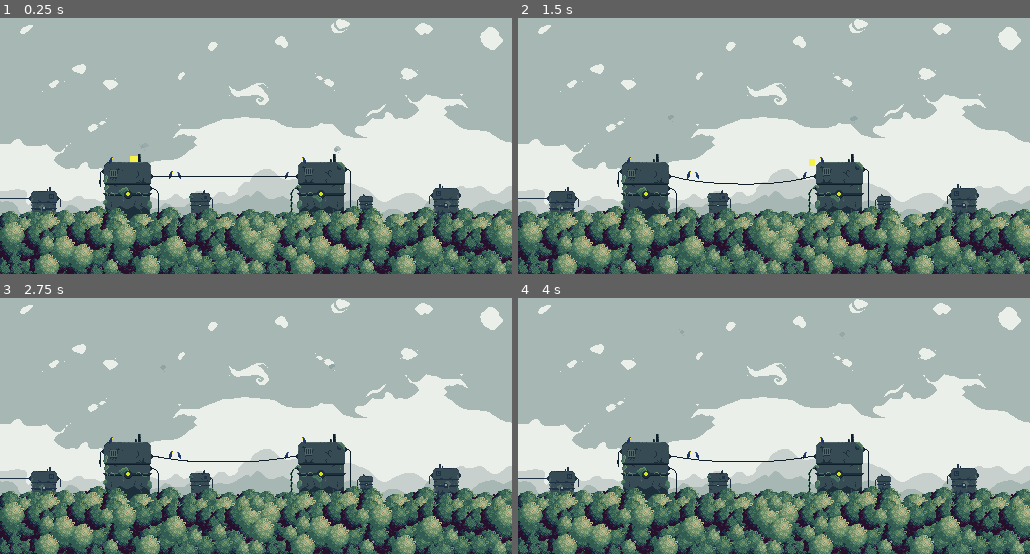
Above: before the commit, frames 1-4 (two rows, left to right).
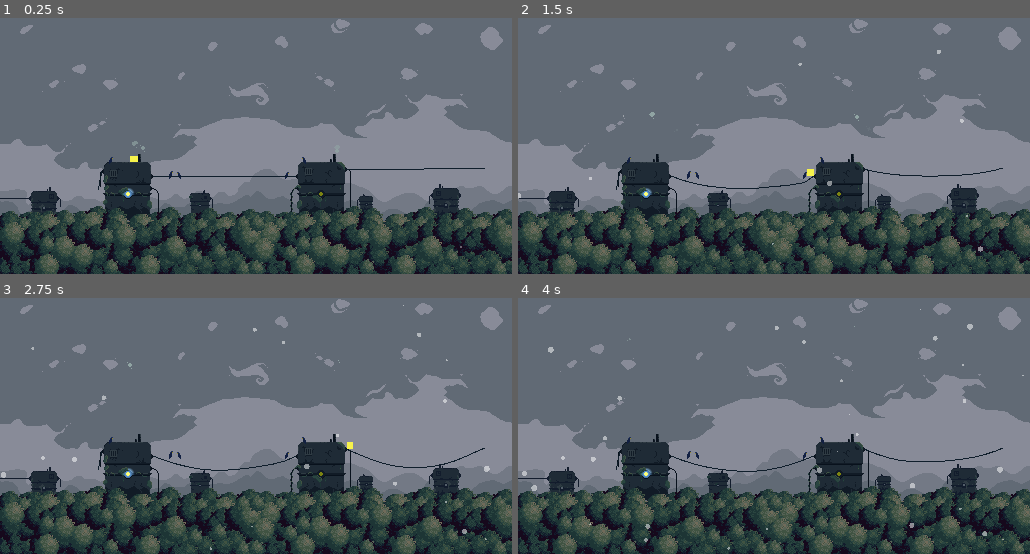
Above: after the commit, the same moments.

Repository: O-K-M-K/Godot-4-RopeMovement
Game: Godot game, scene res://World/World.tscn
Two runs of this game, one before a commit and one after it. Both use one fixed random seed, a clock stepped at 60 frames per second and the inputs below.
Inputs:
- Up to frame 1 (0.25 s): no input
- Up to frame 2 (1.5 s): hold Right (ui_right) from 0.53 s (still down); tap Space (jump) at 0.77 s
- Up to frame 3 (2.75 s): tap Space (jump) at 1.52 s; release Right (ui_right) at 2.03 s; hold Left (ui_left) from 2.03 s (still down)
- Up to frame 4 (4 s): release Left (ui_left) at 2.78 s; hold Right (ui_right) from 2.78 s (still down); tap Space (jump) at 3.02, 3.77 s

The runs differ from the first frame. In frame 1, 94% of the frame differs, in the area x 0-100%, y 0-100%; in frame 2, 94%; in frame 3, 94%; in frame 4, 94%.

Commit message:
commiting before duplicating project

Diff:
--- a/Assets/RopePiece.tscn
+++ b/Assets/RopePiece.tscn
@@ -21,7 +21,7 @@
 [node name="J" type="PinJoint2D" parent="C"]
 position = Vector2(0, 6)
 scale = Vector2(0.65, 0.65)
-bias = 0.245
+bias = 0.248
 softness = 0.1
 
 [node name="spr" type="Polygon2D" parent="."]
--- a/Assets/rope_peice.gd
+++ b/Assets/rope_peice.gd
@@ -9,3 +9,6 @@
 	#set_freeze_enabled(true)
 
 	pass
+
+
+#0.248
--- a/Player/Player.gd
+++ b/Player/Player.gd
@@ -12,7 +12,7 @@
 var face_direction := 1
 var x_dir := 1
 
-@export var mass : float = 10.0
+@export var mass : float = 8.0
 
 @export var max_speed: float = 560
 @export var acceleration: float = 2880
@@ -162,7 +162,7 @@
 
 func _on_rope_detector_body_entered(body: RopePiece) -> void:
 	attached_rope = body.parent
-	attached_rope.player_applied_force = mass * gravity_acceleration/100
+	attached_rope.player_applied_force = mass
 	attached_rope_part_id = body.id
 	attached_rope.active_rope_id = attached_rope_part_id
 
--- a/Rope.gd
+++ b/Rope.gd
@@ -28,11 +28,13 @@
 	if active_rope_id != value:
 		active_rope_id = value
 		if active_rope_id == -1:
-			print("deactivating")
 			for i in rope_parts:
 				(i as RigidBody2D).mass = deafult_mass
+				(i as RigidBody2D).gravity_scale = 0.2
 		else:
 			(rope_parts[active_rope_id] as RigidBody2D).mass = player_applied_force
+			#(rope_parts[active_rope_id] as RigidBody2D).gravity_scale = -0.2
+
 			#for i in len(rope_parts):
 				#if i == active_rope_id:
 					#(rope_parts[i] as RigidBody2D).mass = player_applied_force
@@ -50,7 +52,7 @@
 				return
 
 
-			(rope_parts_dict[str(active_rope_id)] as RigidBody2D).mass = player_applied_force * 100
+			(rope_parts_dict[str(active_rope_id)] as RigidBody2D).mass += player_applied_force * 100
 			for i in rope_parts_dict.keys():
 				if i != str(active_rope_id):
 					(rope_parts_dict[str(active_rope_id)] as RigidBody2D).mass = deafult_mass
--- a/World/PixilScene1.tscn
+++ b/World/PixilScene1.tscn
@@ -10,6 +10,16 @@
 [ext_resource type="Texture2D" uid="uid://ogquonmb2d1" path="res://PixelArt/fg_parrot.png" id="8_2sh0r"]
 [ext_resource type="Texture2D" uid="uid://m1pwlo3epyy0" path="res://PixelArt/smog.png" id="9_u78wj"]
 [ext_resource type="Texture2D" uid="uid://blcel5524al56" path="res://PixelArt/fg_leaves.png" id="10_rrgqa"]
+[ext_resource type="Texture2D" uid="uid://67j7yv6goxji" path="res://PixelArt/point_light_texture.png" id="11_ek72h"]
+[ext_resource type="Texture2D" uid="uid://b6q7l6eo5gxy2" path="res://PixelArt/Foliage/FoliageSolo.png" id="12_t3rxm"]
+[ext_resource type="Texture2D" uid="uid://yvr6xltjat58" path="res://PixelArt/Foliage/FoliageHeight.png" id="13_26umt"]
+
+[sub_resource type="OccluderPolygon2D" id="OccluderPolygon2D_afbsl"]
+polygon = PackedVector2Array(-136, 50, -131, 50, -131, 51, -130, 51, -130, 52, -126, 52, -126, 51, -125, 51, -125, 50, -124, 50, -124, 49, -120, 49, -120, 50, -124, 50, -124, 51, -125, 51, -125, 52, -126, 52, -126, 53, -130, 53, -130, 52, -131, 52, -131, 51, -132, 51)
+
+[sub_resource type="CanvasTexture" id="CanvasTexture_5lb1p"]
+diffuse_texture = ExtResource("12_t3rxm")
+normal_texture = ExtResource("13_26umt")
 
 [node name="Node2D" type="Node2D"]
 
@@ -43,3 +53,29 @@
 
 [node name="FgLeaves" type="Sprite2D" parent="."]
 texture = ExtResource("10_rrgqa")
+
+[node name="Light" type="Node2D" parent="."]
+position = Vector2(-128, 48)
+
+[node name="Light" type="PointLight2D" parent="Light"]
+energy = 6.99
+shadow_enabled = true
+shadow_filter = 1
+texture = ExtResource("11_ek72h")
+texture_scale = 0.03
+
+[node name="Shadow" type="PointLight2D" parent="Light"]
+visible = false
+energy = 3.65
+shadow_color = Color(0.560784, 0.447059, 0.368627, 0)
+shadow_filter_smooth = 19.1
+texture = ExtResource("11_ek72h")
+texture_scale = 0.03
+
+[node name="BaseLightOccluder" type="LightOccluder2D" parent="."]
+occluder = SubResource("OccluderPolygon2D_afbsl")
+
+[node name="Foliage" type="Sprite2D" parent="."]
+z_index = 3
+position = Vector2(-132.5, 48.5)
+texture = SubResource("CanvasTexture_5lb1p")
--- a/World/RopeController.gd
+++ b/World/RopeController.gd
@@ -18,3 +18,11 @@
 	add_sibling.call_deferred(rope)
 	await rope.ready
 	rope.spawn_rope(start_pos, end_pos)
+
+func _process(delta: float) -> void:
+	wind()
+
+func wind() -> void:
+	var tween = create_tween()
+	tween.tween_property($EndPoint, "position", Vector2.RIGHT * 1000, 1)
+	#tween.tween_property($EndPoint, "position", Vector2.LEFT * 100, 1).as_relative()
--- a/World/World.tscn
+++ b/World/World.tscn
@@ -8,9 +8,62 @@
 [ext_resource type="PackedScene" uid="uid://drqjnnshyc0tj" path="res://World/PixilScene1.tscn" id="6_40msu"]
 [ext_resource type="Script" path="res://World/RopeController.gd" id="7_2xcry"]
 [ext_resource type="PackedScene" uid="uid://dec1ws0mp6jwo" path="res://Assets/SmokeParticles.tscn" id="8_hembm"]
+[ext_resource type="Texture2D" uid="uid://b8x3rv8tdlcbm" path="res://Art/Circle.png" id="9_mnv2j"]
 
 [sub_resource type="RectangleShape2D" id="RectangleShape2D_6muqh"]
 size = Vector2(48, 66)
+
+[sub_resource type="Environment" id="Environment_hrsw6"]
+background_mode = 3
+tonemap_mode = 3
+tonemap_white = 4.9
+glow_levels/2 = 2.55
+glow_normalized = true
+glow_intensity = 8.0
+glow_strength = 2.0
+glow_blend_mode = 1
+glow_hdr_threshold = 0.9
+volumetric_fog_density = 0.4644
+volumetric_fog_albedo = Color(0.780392, 0.52549, 0.835294, 1)
+volumetric_fog_emission = Color(0.54902, 0.419608, 0.486275, 1)
+volumetric_fog_emission_energy = 499.05
+volumetric_fog_gi_inject = 4.78
+volumetric_fog_length = 32.12
+volumetric_fog_ambient_inject = 4.7
+
+[sub_resource type="Curve" id="Curve_eh365"]
+_data = [Vector2(0, 0), 0.0, 0.0, 0, 0, Vector2(0.0685654, 1), 0.0, 0.0, 0, 0, Vector2(0.862869, 1), 0.0, 0.0, 0, 0, Vector2(1, 0), 0.0, 0.0, 0, 0]
+point_count = 4
+
+[sub_resource type="CurveTexture" id="CurveTexture_ie1t7"]
+curve = SubResource("Curve_eh365")
+
+[sub_resource type="Curve" id="Curve_50trr"]
+_data = [Vector2(0, 0), 0.0, 0.0, 0, 0, Vector2(0.120253, 1), 0.0, 0.0, 0, 0, Vector2(0.896625, 1), 0.0, 0.0, 0, 0, Vector2(1, 0), 0.0, 0.0, 0, 0]
+point_count = 4
+
+[sub_resource type="CurveTexture" id="CurveTexture_abpq0"]
+curve = SubResource("Curve_50trr")
+
+[sub_resource type="ParticleProcessMaterial" id="ParticleProcessMaterial_yualr"]
+particle_flag_disable_z = true
+emission_shape = 3
+emission_box_extents = Vector3(300, 150, 1)
+angle_min = -720.0
+angle_max = 720.0
+direction = Vector3(0, 0, 0)
+spread = 180.0
+initial_velocity_max = 20.0
+gravity = Vector3(0, 0, 0)
+radial_accel_min = -19.35
+radial_accel_max = 16.94
+tangential_accel_min = 1.0
+tangential_accel_max = 33.06
+scale_min = 0.0
+scale_max = 0.01
+scale_curve = SubResource("CurveTexture_abpq0")
+color = Color(1.5, 1.5, 1.5, 0.514)
+alpha_curve = SubResource("CurveTexture_ie1t7")
 
 [node name="World" type="Node2D"]
 script = ExtResource("1")
@@ -52,6 +105,7 @@
 script = null
 
 [node name="PixilScene" parent="." instance=ExtResource("6_40msu")]
+modulate = Color(0.580392, 0.580392, 0.65098, 1)
 
 [node name="StaticBody2D" type="StaticBody2D" parent="."]
 position = Vector2(-128, 48)
@@ -60,6 +114,7 @@
 [node name="CollisionShape2D" type="CollisionShape2D" parent="StaticBody2D"]
 position = Vector2(-1, 1)
 shape = SubResource("RectangleShape2D_6muqh")
+debug_color = Color(0, 0.6, 0.701961, 0)
 
 [node name="StaticBody2D" type="StaticBody2D" parent="StaticBody2D"]
 position = Vector2(194, 0)
@@ -83,3 +138,32 @@
 
 [node name="GPUParticles2D2" parent="." instance=ExtResource("8_hembm")]
 position = Vector2(78, 8)
+
+[node name="WorldEnvironment" type="WorldEnvironment" parent="."]
+environment = SubResource("Environment_hrsw6")
+
+[node name="GPUParticles2D3" type="GPUParticles2D" parent="."]
+modulate = Color(1.5, 1.5, 1.5, 1)
+amount = 50
+process_material = SubResource("ParticleProcessMaterial_yualr")
+texture = ExtResource("9_mnv2j")
+speed_scale = 0.2
+randomness = 1.0
+
+[node name="RopeController2" type="Node2D" parent="."]
+position = Vector2(90, 23)
+script = ExtResource("7_2xcry")
+
+[node name="StartPoint" type="Node2D" parent="RopeController2"]
+
+[node name="EndPoint" type="Node2D" parent="RopeController2"]
+position = Vector2(139, -1)
+
+[node name="RopeController3" type="Node2D" parent="."]
+position = Vector2(-154, 25)
+script = ExtResource("7_2xcry")
+
+[node name="StartPoint" type="Node2D" parent="RopeController3"]
+
+[node name="EndPoint" type="Node2D" parent="RopeController3"]
+position = Vector2(-4, 19)
--- a/project.godot
+++ b/project.godot
@@ -10,7 +10,7 @@
 
 [application]
 
-config/name="MOVEMENT 2"
+config/name="RopeMovement"
 run/main_scene="res://World/World.tscn"
 config/features=PackedStringArray("4.2")
 config/icon="res://Art/icon.png"
Binary file added: PixelArt/Foliage/FoliagNormal2.png
Not shown, added: PixelArt/Foliage/FoliagNormal2.png.import
Binary file added: PixelArt/Foliage/FoliageHeight.png
Not shown, added: PixelArt/Foliage/FoliageHeight.png.import
Binary file added: PixelArt/Foliage/FoliageNormal.png
Not shown, added: PixelArt/Foliage/FoliageNormal.png.import
Binary file added: PixelArt/Foliage/FoliageSolo.png
Not shown, added: PixelArt/Foliage/FoliageSolo.png.import
Binary file added: PixelArt/Foliage/color_map.png
Not shown, added: PixelArt/Foliage/color_map.png.import
Binary file added: PixelArt/Normal5.png
Not shown, added: PixelArt/Normal5.png.import
(and 7 more such lines)
